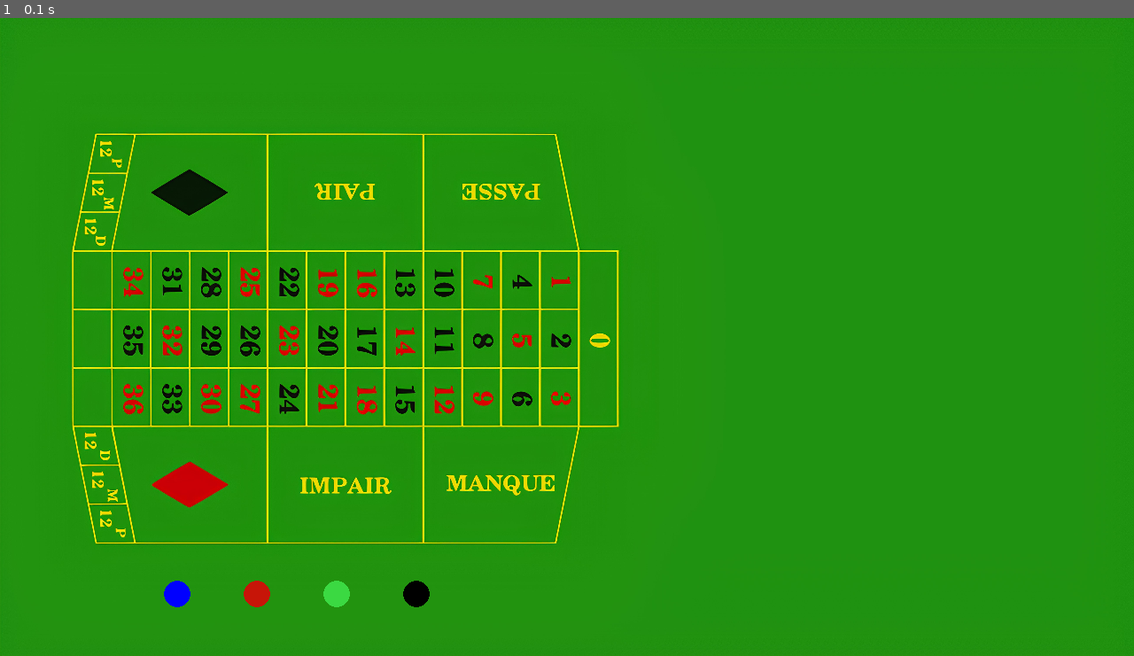
Above: before the commit, frame 1.
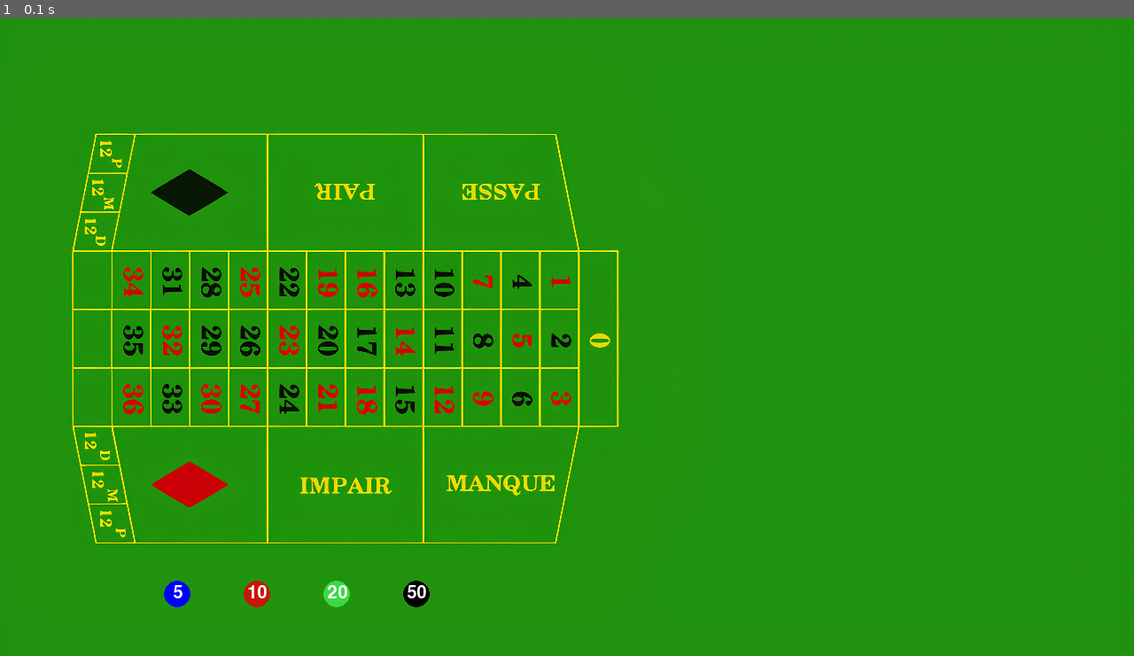
Above: after the commit, the same moment.

Repository: nelledge/roulette
Game: pygame game, started from main.py
The game is run twice, just before and just after one commit, with the same random seed, the same clock (stepped at 60 frames per second) and the same inputs.
Inputs:
- Up to frame 1 (0.1 s): no input

The runs differ from the first frame. In frame 1, less than 0.1% of the frame differs, in the area x 15-38%, y 88-91%.

Commit message:
Made all the chips have numbers and make all of them reset

Diff:
--- a/funktions.py
+++ b/funktions.py
@@ -13,15 +13,37 @@
     label = fonts_outside.render(text, True, WHITE)
     screen.blit(label, (rect.x + 20, rect.y + 10))
 
-def draw_chips(entety, radius, sreen_input):
+def draw_chips(entety):
     center = (entety[0], entety[1])
+    radius = entety[5]
+
+    # color depending on state
     if entety[4] == False:
         colur = entety[2]
-        pygame.draw.circle(screen, colur, center, radius)
     else:
         colur = entety[3]
-        pygame.draw.circle(screen, colur, center, radius)
+
+    pygame.draw.circle(screen, colur, center, radius)
+
+    # Draw number 50 in the center
+    font = pygame.font.SysFont(None, 30)  # 40 = font size, adjust as you like
+
+    text_chip = str(entety[6]) #Turning int into sring because pygame needs that, for some reson :|
+    text = font.render(text_chip, True, WHITE)  # white text
+
+    text_rect = text.get_rect(center=center)
+    screen.blit(text, text_rect)
+
+    # If entety[4] is True, also draw squares outside
+    if entety[4] == True:
         drawing_sqaures_outside()
+
+
+def changing_chip_outside_square(list_of_placed_cips):
+    # list_of_placed_cips has the x, y and the entety of the last pushed chip
+
+    for x, y, color in list_of_placed_cips:
+        pygame.draw.circle(screen, color[2], (x, y), color[5])
 
 
 def drawing_sqaures_outside():
@@ -43,7 +65,6 @@
 
         return squares
 
-
 def distens_to_sircle (entety, mouse_x, mouse_y):
     distance = ((mouse_x - entety[0]) ** 2 +
             (mouse_y - entety[1]) ** 2) ** 0.5
--- a/main.py
+++ b/main.py
@@ -32,22 +32,27 @@
 fonts_outside = pygame.font.SysFont(None, 40)
 
 #Chip Fariablen
-# x , y , 1 Color , 2 Color , True or False if Clicked
-blue_chip_coordinates_color = [200, 650, BLUE, WHITE, False]
-red_chip_coordinates_color = [290, 650, RED, WHITE, False]
-green_chip_coordinates_color = [380, 650, LIGHT_GREEN, WHITE, False]
-black_chip_coordinates_color = [470, 650, BLACK, WHITE, False]
+"""
+0 --> x
+1 --> y
+2 --> 1 Color
+3 --> 2 Color
+4 --> True or False if Clicked
+5 --> radius
+6 --> Value of chip
+"""
+
+blue_chip_coordinates_color = [200, 650, BLUE, WHITE, False, 15, 5]
+red_chip_coordinates_color = [290, 650, RED, WHITE, False, 15, 10]
+green_chip_coordinates_color = [380, 650, LIGHT_GREEN, WHITE, False, 15, 20]
+black_chip_coordinates_color = [470, 650, BLACK, WHITE, False, 15, 50]
 
 chip_radius = 15
 # button_text = 'Click Me!'
+list_of_placed_cips = []
 
 def main():
     running = True
-
-    manque = pygame.Rect(481, 500, 150, 50)
-    passe = pygame.Rect(490, 170, 120, 50)
-    impair = pygame.Rect(320, 500, 150, 50)
-    pair =  pygame.Rect(320, 170, 120, 50)
 
     while running:
         mouse_pos = pygame.mouse.get_pos()
@@ -55,15 +60,12 @@
         screen.blit(background, (0,0))
 
         #Drawing the Chips
-        draw_chips(blue_chip_coordinates_color, chip_radius, screen)
-        draw_chips(red_chip_coordinates_color, chip_radius, screen)
-        draw_chips(green_chip_coordinates_color, chip_radius, screen)
-        draw_chips(black_chip_coordinates_color, chip_radius, screen)
+        draw_chips(blue_chip_coordinates_color)
+        draw_chips(red_chip_coordinates_color)
+        draw_chips(green_chip_coordinates_color)
+        draw_chips(black_chip_coordinates_color)
 
-        # draw_rect_with_text(manque, "Manque", mouse_pos)
-        # draw_rect_with_text(passe, "Passe", mouse_pos)
-        # draw_rect_with_text(impair, "Impair", mouse_pos)
-        # draw_rect_with_text(pair, "Pair", mouse_pos)
+        changing_chip_outside_square(list_of_placed_cips)
 
         #Events
         for event in pygame.event.get():
@@ -77,24 +79,38 @@
                 if distens_to_sircle(blue_chip_coordinates_color, mouse_x, mouse_y) <= chip_radius:
                     print('Blue Chip clicked!')
                     blue_chip_coordinates_color[4] = checking_true_fals_chip(blue_chip_coordinates_color)
+                    color_pushed = blue_chip_coordinates_color
 
                 elif distens_to_sircle(red_chip_coordinates_color, mouse_x, mouse_y) <= chip_radius:
                     print('Red Chip clicked!')
                     red_chip_coordinates_color[4] = checking_true_fals_chip(red_chip_coordinates_color)
+                    color_pushed = red_chip_coordinates_color
 
                 elif distens_to_sircle(green_chip_coordinates_color, mouse_x, mouse_y) <= chip_radius:
-                    print('Red Chip clicked!')
+                    print('Green Chip clicked!')
                     green_chip_coordinates_color[4] = checking_true_fals_chip(green_chip_coordinates_color)
+                    color_pushed = green_chip_coordinates_color
 
                 elif distens_to_sircle(black_chip_coordinates_color, mouse_x, mouse_y) <= chip_radius:
-                    print('Red Chip clicked!')
+                    print('Black Chip clicked!')
                     black_chip_coordinates_color[4] = checking_true_fals_chip(black_chip_coordinates_color)
+                    color_pushed = black_chip_coordinates_color
 
 
                 for i, rect in enumerate(drawing_sqaures_outside()):
                     if rect.collidepoint(event.pos):
+
+                        mouse_placment = (mouse_x, mouse_y, color_pushed)
+                        list_of_placed_cips.append(mouse_placment)
+
                         print(f"Square {i+1} clicked!")
+                        print(mouse_placment)
 
+                        # Resetting all the chip colors
+                        blue_chip_coordinates_color[4] = False
+                        red_chip_coordinates_color[4] = False
+                        green_chip_coordinates_color[4] = False
+                        black_chip_coordinates_color[4] = False
 
         #Displaying everthing at the end
         pygame.display.flip()
